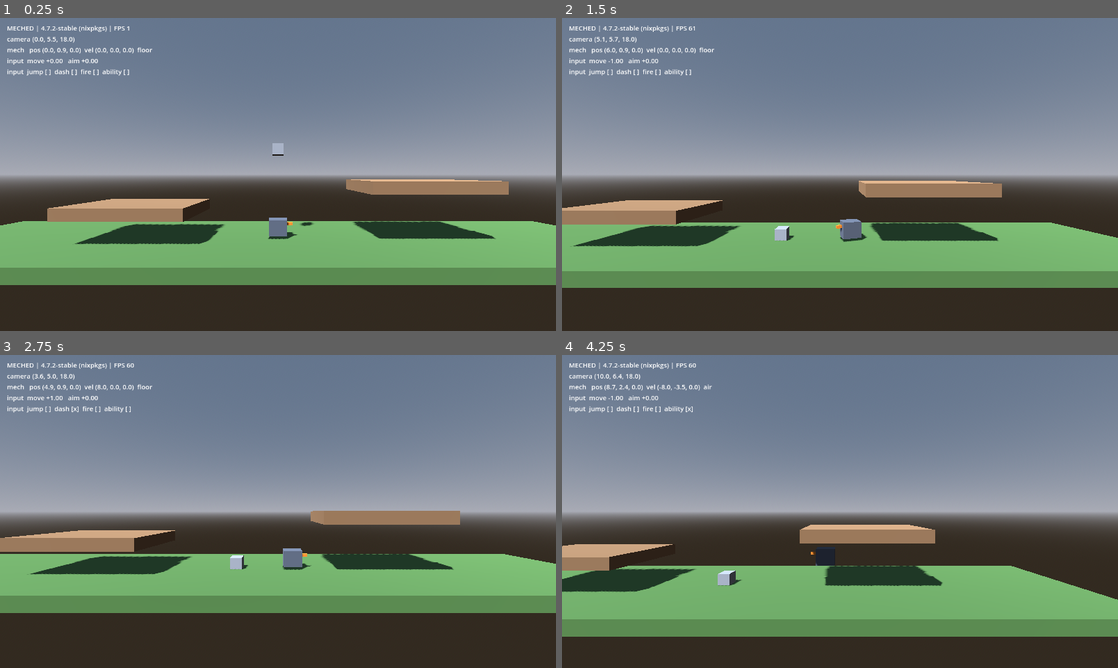
Above: before the commit, frames 1-4 (two rows, left to right).
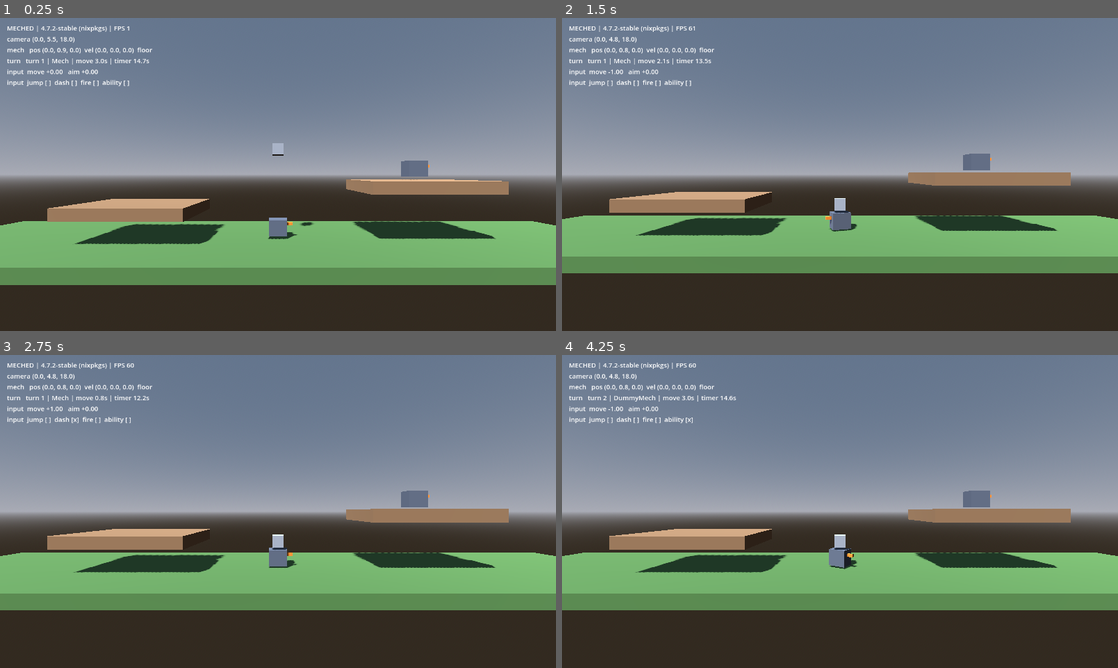
Above: after the commit, the same moments.

Repository: jamesdileva/MECHED
Game: Godot game, scene res://scenes/main/main.tscn
Same seed, same stepped clock (60 frames per second), same inputs: the game is played once before the commit and once after it.
Inputs:
- Up to frame 1 (0.25 s): no input
- Up to frame 2 (1.5 s): tap Enter (fire) at 0.5 s; hold D (move_right) 0.53-1.28 s; hold Down (aim_down) 0.53-1.28 s; tap Space (jump) at 0.77, 1.07 s; tap Tab (cycle_weapon) at 0.8, 1.35 s; hold A (move_left) from 1.28 s (still down)
- Up to frame 3 (2.75 s): tap Space (jump) at 1.52, 1.82 s; tap Shift (dash) at 1.55 s; release A (move_left) at 2.03 s; hold D (move_right) from 2.03 s (still down); hold Shift (dash) from 2.03 s (still down); tap Enter (fire) at 2.3 s
- Up to frame 4 (4.25 s): release Shift (dash) at 2.78 s; tap Enter (fire) at 2.85 s; tap Space (jump) at 3.02, 3.32, 3.77, 4.07 s; tap E (use_ability) at 3.05 s; release D (move_right) at 3.53 s; hold A (move_left) from 3.53 s (still down); hold E (use_ability) from 3.53 s (still down); tap Q (end_turn, bound only after the commit) at 3.8 s; tap Escape (pause) at 4.15 s

The runs differ from the first frame. In frame 1, 0.8% of the frame differs, in the area x 1-78%, y 12-52%; in frame 2, 20%; in frame 3, 7.4%; in frame 4, 26%, in the area x 0-100%, y 6-90%.

Commit message:
feat: turn system (S03)
- MatchState + TurnManager: pure RefCounted simulation (implementation-guide
  3/4/5) — turn alternation, 15s turn timer, 3.0s movement budget, action
  validation; no weapon/AI logic inside the turn manager
- Discrete MatchAction abstraction starting with EndTurnAction (Q / gamepad B),
  submitted through submit_action(); continuous movement via apply_movement()
  consuming the per-turn budget — deliberate split documented in code
- MatchController shim reads InputLayer only for the active player entity and
  zeroes intent for all others; DummyMech opponent passes via turn timer
- mech.gd now intent-driven (move_axis/want_jump set externally; body never
  reads devices); respawn_point exported so instances can override
- Input map: end_turn action (kb + gamepad, both-devices contract held);
  architecture.md 18 map row added; debug HUD shows turn state
- Test harness hardened: zero-assertion tripwire (crashed tests can no longer
  silently pass) + parse-error guard (broken file fails the run instead of
  voiding it); 22/22 tests green; worklog updated

Diff:
--- a/project.godot
+++ b/project.godot
@@ -85,6 +85,12 @@
 , Object(InputEventJoypadMotion,"resource_local_to_scene":false,"resource_name":"","device":-1,"axis":4,"axis_value":1.0,"script":null)
 ]
 }
+end_turn={
+"deadzone": 0.25,
+"events": [Object(InputEventKey,"resource_local_to_scene":false,"resource_name":"","device":-1,"window_id":0,"alt_pressed":false,"shift_pressed":false,"ctrl_pressed":false,"meta_pressed":false,"pressed":false,"keycode":0,"physical_keycode":81,"key_label":0,"unicode":0,"location":0,"echo":false,"script":null)
+, Object(InputEventJoypadButton,"resource_local_to_scene":false,"resource_name":"","device":-1,"button_index":1,"pressure":0.0,"pressed":true,"script":null)
+]
+}
 pause={
 "deadzone": 0.25,
 "events": [Object(InputEventKey,"resource_local_to_scene":false,"resource_name":"","device":-1,"window_id":0,"alt_press …(195 unchanged characters)…
--- a/scenes/main/main.tscn
+++ b/scenes/main/main.tscn
@@ -1,10 +1,11 @@
-[gd_scene load_steps=9 format=3]
+[gd_scene load_steps=10 format=3]
 
 [ext_resource type="Script" path="res://scripts/core/main.gd" id="1_main"]
 [ext_resource type="PackedScene" path="res://scenes/battlefield/battlefield.tscn" id="2_bf"]
 [ext_resource type="Script" path="res://scripts/core/game_camera.gd" id="3_cam"]
 [ext_resource type="Script" path="res://scripts/ui/debug_hud.gd" id="4_hud"]
 [ext_resource type="PackedScene" path="res://scenes/mechs/mech.tscn" id="5_mech"]
+[ext_resource type="Script" path="res://scripts/match/match_controller.gd" id="6_match"]
 
 [sub_resource type="ProceduralSkyMaterial" id="SkyMat1"]
 sky_horizon_color = Color(0.66, 0.67, 0.71, 1)
@@ -29,7 +30,14 @@
 
 [node name="Battlefield" parent="." instance=ExtResource("2_bf")]
 
+[node name="MatchController" type="Node" parent="."]
+script = ExtResource("6_match")
+
 [node name="Mech" parent="." instance=ExtResource("5_mech")]
+
+[node name="DummyMech" parent="." instance=ExtResource("5_mech")]
+position = Vector3(12, 7, 0)
+respawn_point = Vector3(12, 7, 0)
 
 [node name="Camera3D" type="Camera3D" parent="."]
 position = Vector3(0, 7, 18)
--- a/scripts/core/main.gd
+++ b/scripts/core/main.gd
@@ -1,15 +1,17 @@
 extends Node3D
-## Combat sandbox entry point (S01/S02).
+## Combat sandbox entry point (S01–S03).
 ##
-## Assembles battlefield, mech, side-on camera, and debug HUD. Gameplay
-## systems attach under Main as sprints add them; this node never implements
-## game rules itself.
+## Assembles battlefield, mechs, the match layer, side-on camera, and debug
+## HUD. Gameplay systems attach under Main as sprints add them; this node
+## never implements game rules itself.
 
 @onready var _camera: Camera3D = $Camera3D
+@onready var _match: Node = $MatchController
 
 
 func _ready() -> void:
 	_camera.follow_target = $Mech
+	_match.setup([$Mech, $DummyMech])
 
 
 func _unhandled_input(event: InputEvent) -> void:
--- a/scripts/input/input_layer.gd
+++ b/scripts/input/input_layer.gd
@@ -19,6 +19,7 @@
 	"fire",
 	"cycle_weapon",
 	"use_ability",
+	"end_turn",
 	"pause",
 ]
 
--- /dev/null
+++ b/scripts/match/action_end_turn.gd
@@ -0,0 +1,2 @@
+extends "res://scripts/match/match_action.gd"
+## Ends the active entity's turn and passes play to the next entity.
--- /dev/null
+++ b/scripts/match/match_action.gd
@@ -0,0 +1,10 @@
+extends RefCounted
+## Base class for discrete match actions (implementation-guide §5).
+##
+## Actions are plain data: anything that can generate them (the player input
+## shim today, the AI planner in S15+, replay playback in S37+) submits them
+## through TurnManager.submit_action(). Continuous movement is NOT an action —
+## it flows through TurnManager.apply_movement() as per-tick intent, which
+## keeps replay history compact; burst movement (dash, S08) may revisit this.
+
+var actor_index := -1
--- /dev/null
+++ b/scripts/match/match_controller.gd
@@ -0,0 +1,57 @@
+extends Node
+## Presentation-facing shim for the turn simulation (implementation-guide §3:
+## simulation separate from presentation).
+##
+## Reads InputLayer ONLY for the active player entity and zeroes intent for
+## every other mech — that is the structural guarantee behind "a player cannot
+## move during another entity's turn". TurnManager still validates every
+## submit (defense in depth). The dummy opponent has no driver: it receives
+## zeroed intent and its turn ends via the turn timer until the AI (S15+)
+## replaces it.
+
+const TurnManagerScript := preload("res://scripts/match/turn_manager.gd")
+const EndTurnAction := preload("res://scripts/match/action_end_turn.gd")
+
+@export var player_index := 0
+
+var turn_manager
+var entities: Array[Node] = []
+
+
+## Wires the entity list (index = turn order) and begins the match.
+## Plain-Array parameter so callers can pass [$A, $B] node literals directly.
+func setup(p_entities: Array) -> void:
+	entities.assign(p_entities)
+	turn_manager = TurnManagerScript.new()
+	var names := PackedStringArray()
+	for entity in entities:
+		names.append(String(entity.name))
+	turn_manager.begin_match(names)
+	add_to_group("match_controller")
+
+
+func _physics_process(delta: float) -> void:
+	if entities.is_empty() or turn_manager == null:
+		return
+	turn_manager.tick(delta)
+	var active: int = turn_manager.state.active_index
+	for i in entities.size():
+		var mech = entities[i]
+		if i == active and i == player_index:
+			var axis: float = turn_manager.apply_movement(i, InputLayer.get_move_axis(), delta)
+			mech.move_axis = axis
+			mech.want_jump = InputLayer.is_action_just_pressed("jump")
+			if InputLayer.is_action_just_pressed("end_turn"):
+				turn_manager.submit_action(EndTurnAction.new(), i)
+		else:
+			mech.move_axis = 0.0
+			mech.want_jump = false
+
+
+func status_line() -> String:
+	if turn_manager == null or not turn_manager.state.started:
+		return "match not started"
+	var s = turn_manager.state
+	return "turn %d | %s | move %.1fs | timer %.1fs" % [
+		s.turn_number, s.active_entity_name(), s.movement_budget_left, s.turn_time_left,
+	]
--- /dev/null
+++ b/scripts/match/match_state.gd
@@ -0,0 +1,47 @@
+extends RefCounted
+## Central match state (implementation-guide §3) — pure data and queries, no
+## scene dependencies. Reconstructable, headless-testable: the TurnManager
+## mutates it, presentation only reads it. Terrain/projectile/objective state
+## join this object in later sprints.
+
+enum Phase { INACTIVE, MOVE }
+# S04 inserts the weapon phase between MOVE and turn end (architecture.md §7);
+# match_result is filled by the victory system later.
+
+var started := false
+var turn_number := 0
+var entity_names: PackedStringArray = []
+var active_index := -1
+var phase: int = Phase.INACTIVE
+var movement_budget_left := 0.0
+var turn_time_left := 0.0
+var match_result := &""
+
+
+func begin_match(names: PackedStringArray, budget: float, turn_time: float) -> void:
+	started = true
+	turn_number = 1
+	entity_names = names
+	active_index = 0
+	phase = Phase.MOVE
+	movement_budget_left = budget
+	turn_time_left = turn_time
+
+
+func active_entity_name() -> String:
+	if active_index < 0 or active_index >= entity_names.size():
+		return "<none>"
+	return entity_names[active_index]
+
+
+func is_active(index: int) -> bool:
+	return started and index == active_index
+
+
+func is_in_move_phase() -> bool:
+	return started and phase == Phase.MOVE
+
+
+## The active entity may move while the turn's movement budget lasts.
+func can_move() -> bool:
+	return is_in_move_phase() and movement_budget_left > 0.0
--- /dev/null
+++ b/scripts/match/turn_manager.gd
@@ -0,0 +1,60 @@
+extends RefCounted
+## Turn logic (implementation-guide §4): determines the active entity, begins
+## and ends turns, budgets movement, enforces turn validity. Carries no weapon
+## or AI logic (§4) — discrete actions arrive via submit_action(), continuous
+## movement intent via apply_movement(); both come from any driver (the player
+## input shim today, the AI planner in S15+).
+
+const MatchStateScript := preload("res://scripts/match/match_state.gd")
+const EndTurnAction := preload("res://scripts/match/action_end_turn.gd")
+
+const TURN_TIME := 15.0
+const MOVE_BUDGET := 3.0
+
+var state := MatchStateScript.new()
+
+
+func begin_match(entity_names: PackedStringArray) -> void:
+	state.begin_match(entity_names, MOVE_BUDGET, TURN_TIME)
+
+
+## Per-tick turn progression. The turn timer is the fallback that guarantees
+## turns advance even when a driver stalls.
+func tick(delta: float) -> void:
+	if not state.is_in_move_phase():
+		return
+	state.turn_time_left -= delta
+	if state.turn_time_left <= 0.0:
+		end_turn(state.active_index)
+
+
+## Discrete actions (implementation-guide §5). Only the active entity may act;
+## anything else is rejected — the simulation itself prevents illegal play.
+func submit_action(action, actor_index: int) -> bool:
+	if not state.started or actor_index != state.active_index:
+		return false
+	if action is EndTurnAction:
+		end_turn(actor_index)
+		return true
+	return false
+
+
+## Continuous movement intent from the active driver. Returns the effective
+## axis (0.0 when this entity may not move now) and consumes the movement
+## budget proportional to |axis| * delta. The final consuming tick may move a
+## hair past the budget — frame granularity, accepted.
+func apply_movement(actor_index: int, axis: float, delta: float) -> float:
+	if actor_index != state.active_index or not state.can_move():
+		return 0.0
+	state.movement_budget_left = maxf(0.0, state.movement_budget_left - absf(axis) * delta)
+	return axis
+
+
+func end_turn(actor_index: int) -> void:
+	if not state.started or actor_index != state.active_index:
+		return
+	state.active_index = (state.active_index + 1) % state.entity_names.size()
+	state.turn_number += 1
+	state.phase = MatchStateScript.Phase.MOVE
+	state.movement_budget_left = MOVE_BUDGET
+	state.turn_time_left = TURN_TIME
--- a/scripts/mechs/mech.gd
+++ b/scripts/mechs/mech.gd
@@ -1,19 +1,22 @@
 extends CharacterBody3D
-## The player mech (S02): physics body + input wiring.
+## A mech body (S02/S03): physics, facing, respawn.
 ##
-## Movement rules live in the Movement child (mech_movement_controller.gd);
-## this script only translates InputLayer state into driver intent, applies
-## the controller's kinematics, handles facing (presentation), and respawn.
-## Mech identity/stats become data-driven MechDefinition resources in S08+.
+## Movement rules live in the Movement child (mech_movement_controller.gd).
+## move_axis / want_jump are driver intent, set externally every physics tick
+## by the MatchController (player input today, an AI driver later — the same
+## interface). The body never reads input devices itself.
 
-const RESPAWN_POINT := Vector3(0, 3, 0)
+@export var respawn_point := Vector3(0, 3, 0)
+
 const KILL_PLANE_Y := -10.0
 const FACING_DEADZONE := 0.1
 
-# Position is battlefield-local: Main is the unmoved match root, so local ==
-# global in-game. Keeping rules in local frame also keeps them testable
-# headless without a tree entry (and matches the MatchState direction: state
-# as data, not scene-graph transforms).
+## Driver intent, set externally each physics tick by the match layer.
+var move_axis := 0.0
+var want_jump := false
+
+# Typed via get_node rather than a global class reference so headless script
+# mode never depends on global class registration.
 @onready var _movement: Node = $Movement
 @onready var _visual: Node3D = $Visual
 
@@ -23,14 +26,13 @@
 
 
 func _physics_process(delta: float) -> void:
-	_movement.move_axis = InputLayer.get_move_axis()
-	_movement.want_jump = InputLayer.is_action_just_pressed("jump")
 	velocity = _movement.compute_velocity(velocity, is_on_floor(), delta)
 	move_and_slide()
 	position = _movement.clamp_position(position)
-	_update_facing(_movement.move_axis, delta)
+	_update_facing(move_axis, delta)
 	if should_respawn():
 		respawn()
+	want_jump = false
 
 
 func _update_facing(axis: float, delta: float) -> void:
@@ -45,5 +47,5 @@
 
 
 func respawn() -> void:
-	position = RESPAWN_POINT
+	position = respawn_point
 	velocity = Vector3.ZERO
--- a/scripts/ui/debug_hud.gd
+++ b/scripts/ui/debug_hud.gd
@@ -12,6 +12,7 @@
 		"MECHED | %s | FPS %d" % [Engine.get_version_info()["string"], Engine.get_frames_per_second()],
 		"camera %s" % _camera_text(),
 		"mech   %s" % _mech_text(),
+		"turn   %s" % _match_text(),
 		"input  move %+.2f   aim %+.2f" % [snap["move"], snap["aim"]],
 		"input  jump %s  dash %s  fire %s  ability %s" % [
 			_flag(snap["jump"]), _flag(snap["dash"]), _flag(snap["fire"]), _flag(snap["ability"]),
@@ -38,5 +39,12 @@
 	return "pos %s  vel %s  %s" % [pos, vel, state]
 
 
+func _match_text() -> String:
+	var match_ctrl: Node = get_tree().get_first_node_in_group("match_controller")
+	if match_ctrl == null:
+		return "<no match>"
+	return match_ctrl.status_line()
+
+
 func _flag(value: bool) -> String:
 	return "[x]" if value else "[ ]"
--- a/tests/run_tests.gd
+++ b/tests/run_tests.gd
@@ -22,16 +22,23 @@
 	var total := 0
 	for path in _discover():
 		var script: GDScript = load(path)
-		if script == null:
-			printerr("FAIL <load> %s" % path)
+		if script == null or not script.can_instantiate():
+			# can_instantiate() is false for parse errors — record and keep
+			# going so one broken file cannot silently void the whole run.
+			printerr("  FAIL %s — script failed to load or parse" % path.get_file())
 			any_failed = true
 			continue
 		var instance: RefCounted = script.new()
 		for method in _test_methods(instance):
 			total += 1
+			instance.set("assertions_made", 0)
 			instance.call(method)
 			if instance.has_method("cleanup"):
 				instance.cleanup()
+			# A crashed test aborts before recording failures and would
+			# silently "pass"; the project convention is every test asserts.
+			if instance.get("assertions_made") == 0:
+				instance.failures.append("no assertions ran — test likely crashed mid-run")
 			if instance.failures.is_empty():
 				print("  PASS %s.%s" % [path.get_file(), method])
 			else:
--- a/tests/test_base.gd
+++ b/tests/test_base.gd
@@ -3,6 +3,7 @@
 ## Test scripts extend this by path and implement `test_*` methods.
 
 var failures: PackedStringArray = []
+var assertions_made := 0
 var _context := ""
 var _owned_nodes: Array[Node] = []
 
@@ -26,10 +27,12 @@
 
 
 func assert_true(condition: bool, what: String) -> void:
+	assertions_made += 1
 	if not condition:
 		failures.append("expected true: %s" % what)
 
 
 func assert_equal(actual: Variant, expected: Variant, what: String) -> void:
+	assertions_made += 1
 	if actual != expected:
 		failures.append("%s: expected %s, got %s" % [what, expected, actual])
--- a/tests/test_input_actions.gd
+++ b/tests/test_input_actions.gd
@@ -5,7 +5,7 @@
 
 const REQUIRED_ACTIONS := [
 	"move_left", "move_right", "jump", "dash", "aim_up",
-	"aim_down", "fire", "cycle_weapon", "use_ability", "pause",
+	"aim_down", "fire", "cycle_weapon", "use_ability", "end_turn", "pause",
 ]
 
 
--- a/tests/test_mech.gd
+++ b/tests/test_mech.gd
@@ -77,6 +77,6 @@
 	mech.position = Vector3(0, -11, 0)
 	assert_true(mech.should_respawn(), "below kill plane triggers respawn")
 	mech.respawn()
-	assert_equal(mech.position, mech.RESPAWN_POINT, "respawn restores spawn point")
+	assert_equal(mech.position, mech.respawn_point, "respawn restores spawn point")
 	assert_equal(mech.velocity, Vector3.ZERO, "respawn clears velocity")
 	mech.free()
--- a/tests/test_scenes.gd
+++ b/tests/test_scenes.gd
@@ -16,6 +16,9 @@
 	var main: Node = scene.instantiate()
 	assert_true(main.get_node_or_null("Camera3D") is Camera3D, "main has a Camera3D")
 	assert_true(main.get_node_or_null("Battlefield") != null, "main instances the battlefield")
+	assert_true(main.get_node_or_null("MatchController") != null, "main has the MatchController")
+	assert_true(main.get_node_or_null("Mech") != null, "main has the player mech")
+	assert_true(main.get_node_or_null("DummyMech") != null, "main has the dummy opponent")
 	assert_true(main.get_node_or_null("DebugHUD") != null, "main has the debug HUD")
 	main.free()
 
--- /dev/null
+++ b/tests/test_turn_system.gd
@@ -0,0 +1,98 @@
+extends "res://tests/test_base.gd"
+## S03 turn rules. TurnManager + MatchState are pure RefCounted objects, so
+## the entire turn flow — alternation, validation, budget, timer — is tested
+## headless with no scene tree at all. These tests are the executable version
+## of the roadmap's S03 verification: two entities alternate turns, and no
+## entity acts during another's turn.
+
+const TURN_MANAGER := "res://scripts/match/turn_manager.gd"
+const END_TURN_ACTION := "res://scripts/match/action_end_turn.gd"
+
+
+func _begin():
+	# TurnManager is RefCounted: no Node cleanup registration, and the handle
+	# stays untyped because a `-> Node` annotation rejects RefCounted at
+	# runtime (that assignment error aborts the test before any assert).
+	var tm = load(TURN_MANAGER).new()
+	tm.begin_match(PackedStringArray(["Mech", "DummyMech"]))
+	return tm
+
+
+func test_begin_match_activates_first_entity() -> void:
+	var tm = _begin()
+	var s = tm.state
+	assert_true(s.started, "match started")
+	assert_equal(s.active_index, 0, "first entity is active")
+	assert_equal(s.turn_number, 1, "turn numbering starts at 1")
+	assert_true(s.is_in_move_phase(), "turn opens in the move phase")
+	assert_equal(s.movement_budget_left, tm.MOVE_BUDGET, "movement budget is full")
+	assert_equal(s.turn_time_left, tm.TURN_TIME, "turn timer is full")
+
+
+func test_end_turn_action_advances_and_resets() -> void:
+	var tm = _begin()
+	var accepted: bool = tm.submit_action(load(END_TURN_ACTION).new(), 0)
+	assert_true(accepted, "active entity may end the turn")
+	var s = tm.state
+	assert_equal(s.active_index, 1, "play passes to the next entity")
+	assert_equal(s.turn_number, 2, "turn number increments")
+	assert_true(s.is_in_move_phase(), "next turn opens in the move phase")
+	assert_equal(s.movement_budget_left, tm.MOVE_BUDGET, "budget refreshed")
+	assert_equal(s.turn_time_left, tm.TURN_TIME, "timer refreshed")
+
+
+func test_turn_wraps_around_all_entities() -> void:
+	var tm = _begin()
+	tm.submit_action(load(END_TURN_ACTION).new(), 0)
+	tm.submit_action(load(END_TURN_ACTION).new(), 1)
+	var s = tm.state
+	assert_equal(s.active_index, 0, "turn order wraps to the first entity")
+	assert_equal(s.turn_number, 3, "turn number keeps counting across the wrap")
+
+
+func test_non_active_actor_cannot_end_turn() -> void:
+	var tm = _begin()
+	var accepted: bool = tm.submit_action(load(END_TURN_ACTION).new(), 1)
+	assert_true(not accepted, "end turn from a non-active entity is rejected")
+	assert_equal(tm.state.active_index, 0, "turn state unchanged")
+
+
+func test_turn_timer_expires_and_advances() -> void:
+	var tm = _begin()
+	tm.tick(tm.TURN_TIME + 0.1)
+	assert_equal(tm.state.active_index, 1, "timer expiry passes the turn")
+	assert_equal(tm.state.turn_number, 2, "timer expiry counts as a full turn")
+
+
+func test_tick_before_match_begin_is_noop() -> void:
+	var tm = load(TURN_MANAGER).new()
+	tm.tick(1.0)
+	assert_equal(tm.state.active_index, -1, "nothing active before begin_match")
+
+
+func test_movement_budget_consumes_only_when_moving() -> void:
+	var tm = _begin()
+	var axis: float = tm.apply_movement(0, 0.0, 0.5)
+	assert_equal(axis, 0.0, "zero axis stays zero")
+	assert_equal(tm.state.movement_budget_left, tm.MOVE_BUDGET, "standing still costs nothing")
+	axis = tm.apply_movement(0, 1.0, 0.5)
+	assert_equal(axis, 1.0, "allowed axis passes through unchanged")
+	assert_equal(tm.state.movement_budget_left, tm.MOVE_BUDGET - 0.5, "moving consumes budget")
+
+
+func test_non_active_actor_cannot_move() -> void:
+	var tm = _begin()
+	var axis: float = tm.apply_movement(1, 1.0, 0.5)
+	assert_equal(axis, 0.0, "movement during another entity's turn is suppressed")
+	assert_equal(tm.state.movement_budget_left, tm.MOVE_BUDGET, "no budget consumed")
+
+
+func test_exhausted_budget_stops_movement_without_ending_turn() -> void:
+	var tm = _begin()
+	var steps := int(ceil(tm.MOVE_BUDGET / 0.1)) + 1
+	for i in steps:
+		tm.apply_movement(0, 1.0, 0.1)
+	assert_equal(tm.state.movement_budget_left, 0.0, "budget drains to zero")
+	assert_equal(tm.apply_movement(0, 1.0, 0.1), 0.0, "empty budget suppresses movement")
+	assert_equal(tm.state.active_index, 0, "empty budget does not auto-end the turn")
+	assert_true(tm.state.can_move() == false, "can_move is false on an empty budget")
Not shown, added: scripts/match/action_end_turn.gd.uid
Not shown, added: scripts/match/match_action.gd.uid
Not shown, added: scripts/match/match_controller.gd.uid
Not shown, added: scripts/match/match_state.gd.uid
Not shown, added: scripts/match/turn_manager.gd.uid
Not shown, added: tests/test_turn_system.gd.uid
Not shown, changed: docs/architecture.md
Not shown, changed: worklog.md
